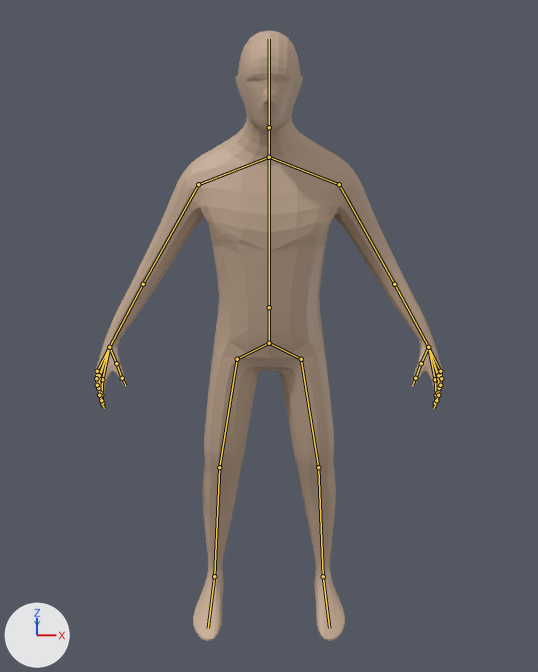
What one commit did to the Blender file Blend models/Character/Character_Mirroring.blend.
The view is the same before and after, from a 50 mm lens placed at (0.0, -1.897, 1.84), pointed at (0.0, -0.104, 0.991). Every picture has the same lights, and +X, +Y and +Z are marked at lower left. The bones that bend it are drawn over the model as lines.

The first picture shows 'Male.002'.
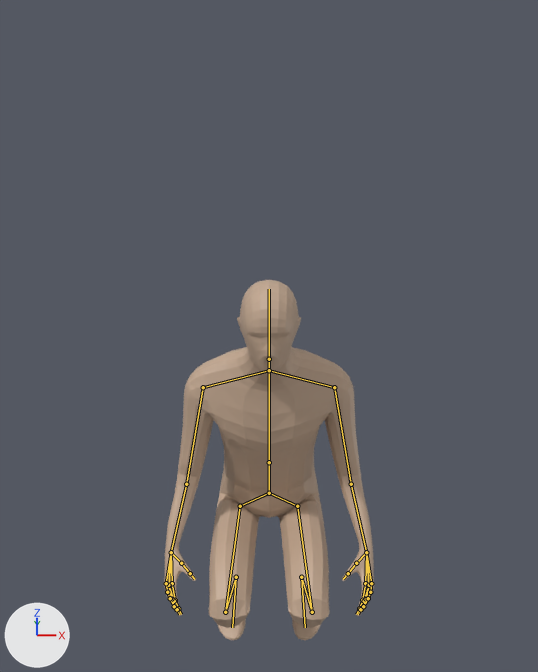
The newer file adds an action. The first version stands in its rest pose; the second is drawn at frame 60 of the action 'Sit down'.

Edits to the scene script, one JSON object a line:
```json
{"block": "bone_spinal_up", "where": "bone_spinal_up = bpy.data.objects['Арматура'].pose.bones['Spinal up']"}
{"op": "set", "path": "bone_spinal_up.location", "old": "(0.0, 0.0, 0.0)", "new": "(0.0, -0.517, -0.003)"}
{"op": "set", "path": "bone_spinal_up.rotation_quaternion", "old": "(1.0, 0.0, 0.0, 0.0)", "new": "(0.986, 0.165, 0.0, 0.0)", "note": "degrees (0, 0, 0) -> degrees (19, 0, 0)"}
{"block": "bone_neck", "where": "bone_neck = bpy.data.objects['Арматура'].pose.bones['Neck']  # child of 'Spinal up'"}
{"op": "set", "path": "bone_neck.rotation_quaternion", "old": "(1.0, 0.0, 0.0, 0.0)", "new": "(1.0, -0.023, 0.0, 0.0)", "note": "degrees (0, 0, 0) -> degrees (-3, 0, 0)"}
{"block": "bone_head", "where": "bone_head = bpy.data.objects['Арматура'].pose.bones['Head']  # child of 'Neck'"}
{"op": "set", "path": "bone_head.rotation_quaternion", "old": "(1.0, 0.0, 0.0, 0.0)", "new": "(0.995, -0.103, 0.0, 0.0)", "note": "degrees (0, 0, 0) -> degrees (-12, 0, 0)"}
{"block": "bone_shoulder_l", "where": "bone_shoulder_l = bpy.data.objects['Арматура'].pose.bones['Shoulder.l']  # child of 'Collarbone.l'"}
{"op": "set", "path": "bone_shoulder_l.rotation_quaternion", "old": "(1.0, 0.0, 0.0, 0.0)", "new": "(0.969, 0.169, -0.069, -0.169)", "note": "degrees (0, 0, 0) -> degrees (21, -4, -21)"}
{"block": "bone_forearm_l", "where": "bone_forearm_l = bpy.data.objects['Арматура'].pose.bones['Forearm.l']  # child of 'Shoulder.l'"}
{"op": "set", "path": "bone_forearm_l.rotation_quaternion", "old": "(1.0, 0.0, 0.0, 0.0)", "new": "(0.967, 0.252, -0.045, 0.015)", "note": "degrees (0, 0, 0) -> degrees (29, -5, 0)"}
{"block": "bone_shoulder_r", "where": "bone_shoulder_r = bpy.data.objects['Арматура'].pose.bones['Shoulder.r']  # child of 'Collarbone.r'"}
{"op": "set", "path": "bone_shoulder_r.rotation_quaternion", "old": "(1.0, 0.0, 0.0, 0.0)", "new": "(0.969, 0.169, 0.069, 0.169)", "note": "degrees (0, 0, 0) -> degrees (21, 4, 21)"}
{"block": "bone_forearm_r", "where": "bone_forearm_r = bpy.data.objects['Арматура'].pose.bones['Forearm.r']  # child of 'Shoulder.r'"}
{"op": "set", "path": "bone_forearm_r.rotation_quaternion", "old": "(1.0, 0.0, 0.0, 0.0)", "new": "(0.967, 0.252, 0.045, -0.015)", "note": "degrees (0, 0, 0) -> degrees (29, 5, 0)"}
{"block": "bone_spinal_down", "where": "bone_spinal_down = bpy.data.objects['Арматура'].pose.bones['Spinal down']"}
{"op": "set", "path": "bone_spinal_down.location", "old": "(0.0, 0.0, 0.0)", "new": "(0.0, 0.506, 0.104)"}
{"block": "bone_femur_l", "where": "bone_femur_l = bpy.data.objects['Арматура'].pose.bones['Femur.l']  # child of 'Hip.l'"}
{"op": "set", "path": "bone_femur_l.rotation_quaternion", "old": "(1.0, 0.0, 0.0, 0.0)", "new": "(0.768, -0.635, -0.075, 0.034)", "note": "degrees (0, 0, 0) -> degrees (-79, -4, 8)"}
{"block": "bone_shin_l", "where": "bone_shin_l = bpy.data.objects['Арматура'].pose.bones['Shin.l']  # child of 'Femur.l'"}
{"op": "set", "path": "bone_shin_l.rotation_quaternion", "old": "(1.0, 0.0, 0.0, 0.0)", "new": "(0.382, 0.924, -0.019, 0.001)", "note": "degrees (0, 0, 0) -> degrees (135, -1, -2)"}
{"block": "bone_foot_l", "where": "bone_foot_l = bpy.data.objects['Арматура'].pose.bones['Foot.l']  # child of 'Shin.l'"}
{"op": "set", "path": "bone_foot_l.rotation_quaternion", "old": "(1.0, 0.0, 0.0, 0.0)", "new": "(0.874, -0.483, 0.036, 0.021)", "note": "degrees (0, 0, 0) -> degrees (-58, 5, 0)"}
{"block": "bone_femur_r", "where": "bone_femur_r = bpy.data.objects['Арматура'].pose.bones['Femur.r']  # child of 'Hip.r'"}
{"op": "set", "path": "bone_femur_r.rotation_quaternion", "old": "(1.0, 0.0, 0.0, 0.0)", "new": "(0.768, -0.635, 0.075, -0.034)", "note": "degrees (0, 0, 0) -> degrees (-79, 4, -8)"}
{"block": "bone_shin_r", "where": "bone_shin_r = bpy.data.objects['Арматура'].pose.bones['Shin.r']  # child of 'Femur.r'"}
{"op": "set", "path": "bone_shin_r.rotation_quaternion", "old": "(1.0, 0.0, 0.0, 0.0)", "new": "(0.382, 0.924, 0.019, -0.001)", "note": "degrees (0, 0, 0) -> degrees (135, 1, 2)"}
{"block": "bone_foot_r", "where": "bone_foot_r = bpy.data.objects['Арматура'].pose.bones['Foot.r']  # child of 'Shin.r'"}
{"op": "set", "path": "bone_foot_r.rotation_quaternion", "old": "(1.0, 0.0, 0.0, 0.0)", "new": "(0.875, -0.483, -0.013, -0.031)", "note": "degrees (0, 0, 0) -> degrees (-58, -3, -2)"}
```

What differs and where, as boxes [x1, y1, x2, y2] in the pictures (538 x 672 px):
```json
{"object": "Male.002", "change": "posed", "before": [95, 30, 443, 641], "after": [164, 280, 374, 640], "on screen": "40% narrower, 41% shorter"}
{"bone": "Spinal up", "before": "(269, 307) to (269, 157)", "after": "(269, 462) to (269, 370)"}
{"bone": "Neck", "before": "(269, 157) to (269, 127)", "after": "(269, 370) to (269, 359)"}
{"bone": "Head", "before": "(269, 127) to (269, 39)", "after": "(269, 359) to (269, 289)"}
{"bone": "Shoulder.l", "before": "(339, 184) to (394, 284)", "after": "(334, 387) to (351, 484)"}
{"bone": "Forearm.l", "before": "(394, 284) to (428, 347)", "after": "(351, 484) to (366, 552)"}
{"bone": "Shoulder.r", "before": "(198, 184) to (143, 284)", "after": "(203, 387) to (186, 484)"}
{"bone": "Forearm.r", "before": "(143, 284) to (109, 347)", "after": "(186, 484) to (171, 552)"}
{"bone": "Spinal down", "before": "(269, 307) to (269, 343)", "after": "(269, 462) to (269, 493)"}
{"bone": "Femur.l", "before": "(301, 359) to (318, 467)", "after": "(297, 506) to (312, 612)"}
{"bone": "Shin.l", "before": "(318, 467) to (323, 576)", "after": "(312, 612) to (301, 577)"}
{"bone": "Foot.l", "before": "(323, 576) to (329, 628)", "after": "(301, 577) to (305, 627)"}
{"bone": "Femur.r", "before": "(237, 359) to (219, 467)", "after": "(240, 506) to (225, 612)"}
{"bone": "Shin.r", "before": "(219, 467) to (214, 576)", "after": "(225, 612) to (236, 577)"}
{"bone": "Foot.r", "before": "(214, 576) to (208, 628)", "after": "(236, 577) to (232, 627)"}
```
